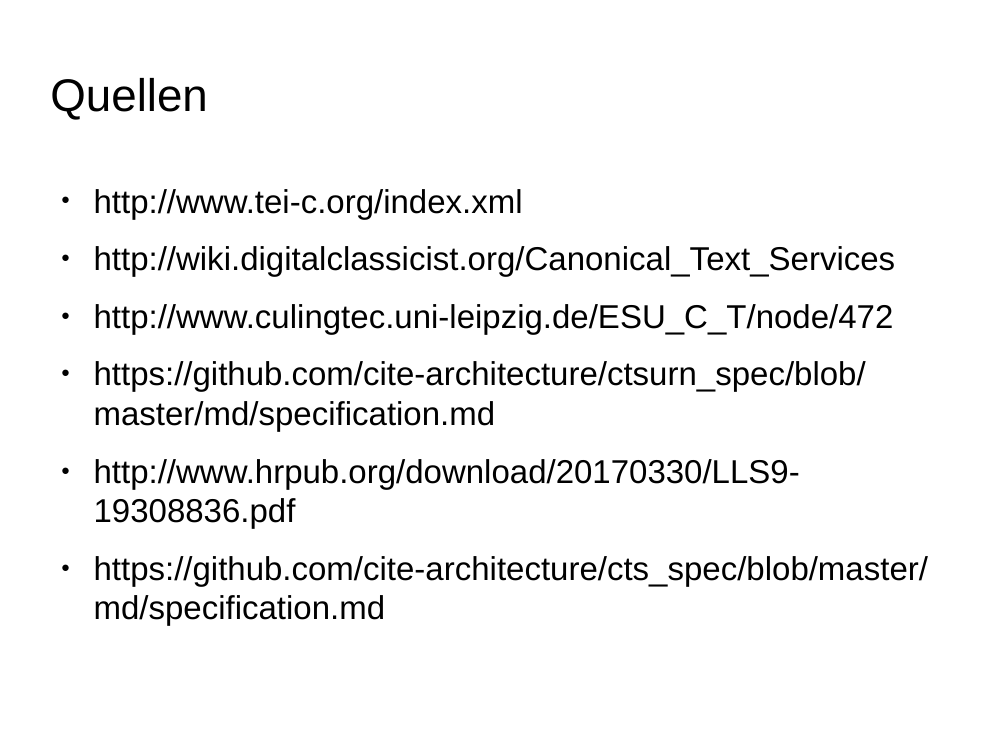
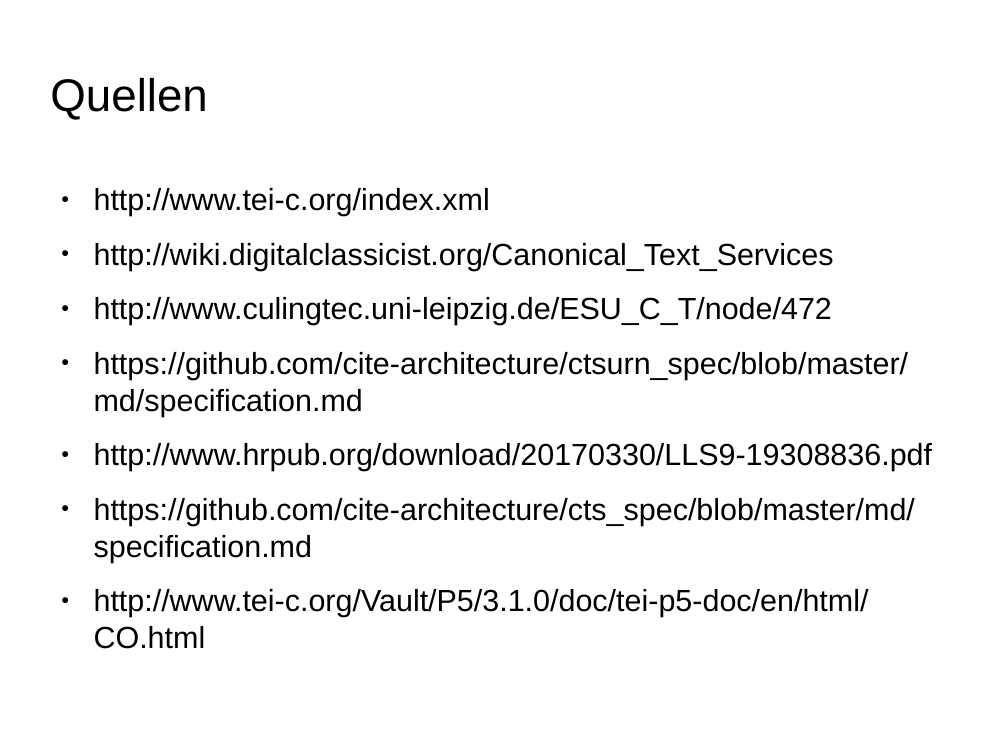
Before and after one commit to alkern/TeiRD, a slide deck: slide 23 of doc/präsentation.odp (slide 9 before the commit). Drawn at 1008x756 pixels with LibreOffice and Linux fonts; fonts in the diff are those of the drawing; background and template pictures are left out. Boxes give left, top, right and bottom in pixels: in the first picture for what was removed or moved away, otherwise in the second. Text is boxed around its words. In the diff, an @@ line names an element or a change of style, - is before the commit and + after.

```diff
--- a/doc/präsentation.odp
+++ b/doc/präsentation.odp
@@ text at bbox=[94, 188, 932, 562]: size 26 to 24.1 pt in "http://www.tei-c.org/index.xml", "http://wiki.digitalclassicist.org/Canonical_Text_Services", "http://www.culingtec.uni-leipzig.de/ESU_C_T/node/472", "https://github.com/cite-architecture/ctsurn_spec/blob/master ..." and 2 more places @@
@@ text at bbox=[94, 589, 869, 617]: paragraph added @@
+● http://www.tei-c.org/Vault/P5/3.1.0/doc/tei-p5-doc/en/html/CO.html
```
Also in this commit, not shown: 6 other slides changed, 14 slides added, 5 other files.
